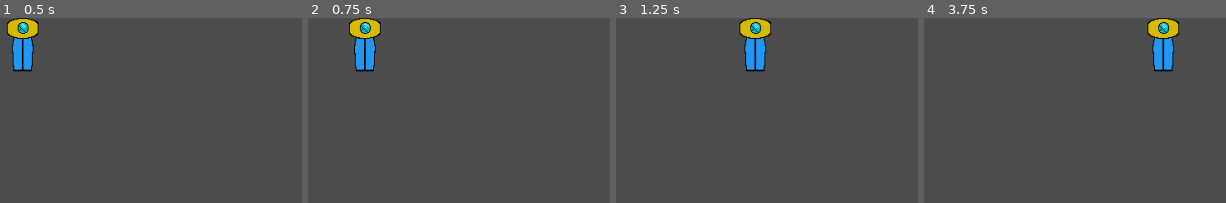
Above: before the commit, frames 1-4 (left to right).
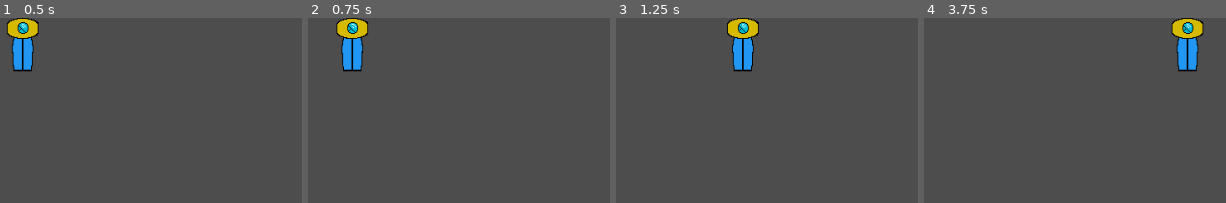
Above: after the commit, the same moments.

Repository: nf12pro/ChronoAnchor
Game: Godot game, scene res://scenes/player.tscn
Two runs of this game, one before a commit and one after it. Both use one fixed random seed, a clock stepped at 60 frames per second and the inputs below.
Inputs:
- Up to frame 1 (0.5 s): no input
- Up to frame 2 (0.75 s): hold Right (move_right) from 0.53 s (still down)
- Up to frame 3 (1.25 s): keep holding Right (move_right)
- Up to frame 4 (3.75 s): release Right (move_right) at 1.28 s; hold S (move_down) 1.28-2.03 s; hold Right (move_right) 2.03-2.78 s; hold W (move_up) 2.78-3.53 s; hold A (move_left) from 3.53 s (still down)

Frame 1 is identical in both runs. In frame 2, 3.0% of the frame differs, in the area x 9-25%, y 0-29%; in frame 3, 2.9%; in frame 4, 4.2%, in the area x 73-93%, y 0-29%.

Commit message:
Acceleration/Friction added

Diff:
--- a/scripts/player.gd
+++ b/scripts/player.gd
@@ -1,12 +1,19 @@
 extends CharacterBody2D
 
-const original_speed = 200
+@export var original_speed: float = 200
+@export var acceleration: float = 1200
+@export var friction: float = 1200
 
-func get_input():
+var snap_trap: bool = true
+
+func get_input(delta):
 	var input_direction = Input.get_vector("move_left", "move_right", "move_up", "move_down")
-	velocity = input_direction * original_speed
-
+	var target_velocity = input_direction * original_speed
+	if input_direction != Vector2.ZERO:
+		velocity = velocity.move_toward(target_velocity, acceleration * delta)
+	else:
+		velocity = velocity.move_toward(Vector2.ZERO, friction * delta)
 @warning_ignore("unused_parameter")
 func _physics_process(delta):
-	get_input()
+	get_input(delta)
 	move_and_slide()
